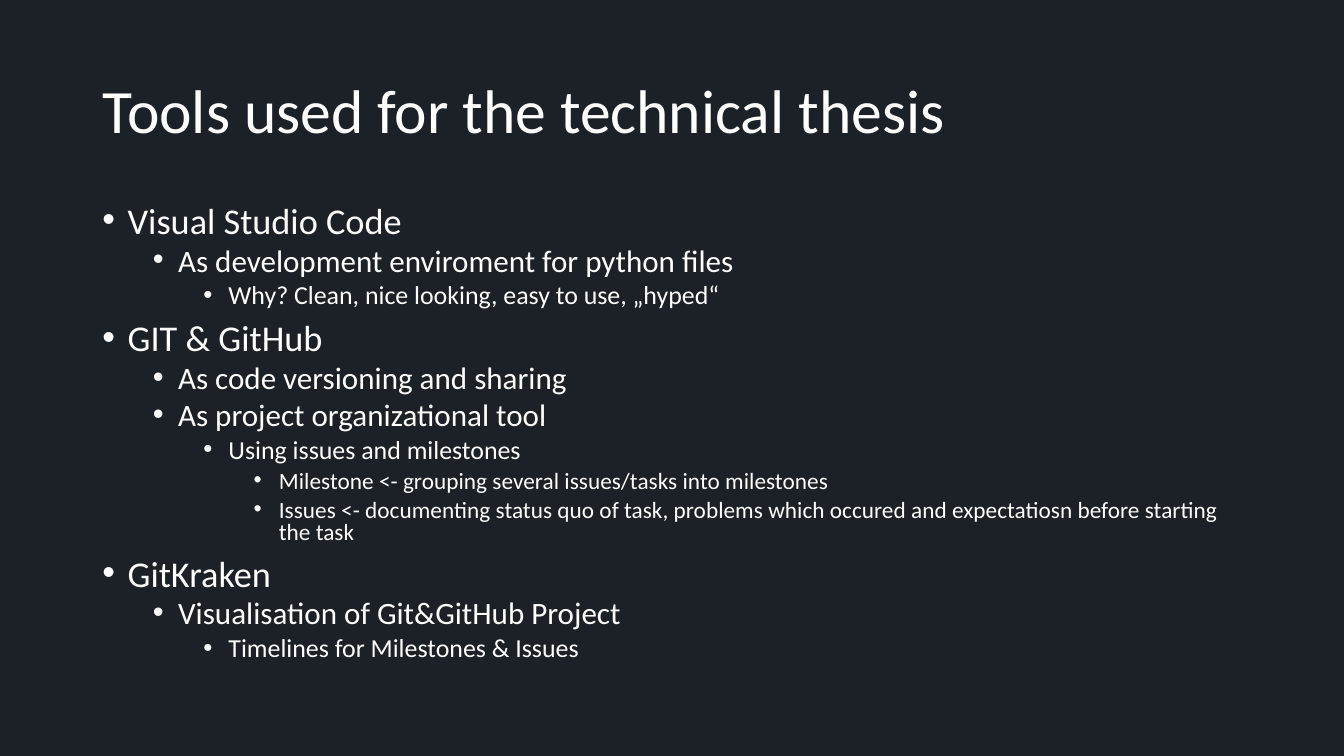
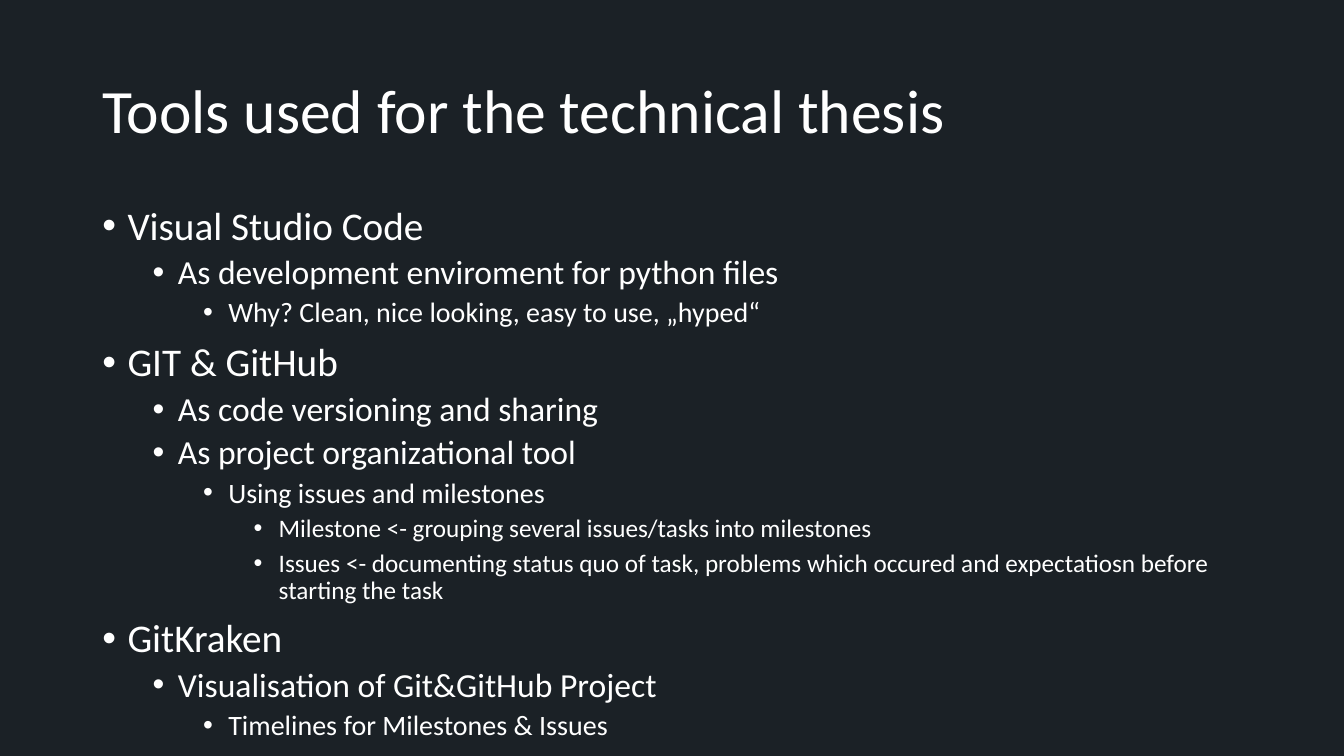
Before and after one commit to GreNait/technical-thesis, a slide deck: slide 2 of status_quo.pptx. Drawn at 1344x756 pixels with LibreOffice and Linux fonts; fonts in the diff are those of the drawing. Boxes give left, top, right and bottom in pixels: in the first picture for what was removed or moved away, otherwise in the second. Text is boxed around its words. In the diff, an @@ line names an element or a change of style, - is before the commit and + after.

```diff
--- a/status_quo.pptx
+++ b/status_quo.pptx
@@ text "Visual Studio Code" at <box>128,212,1208,698</box>: size 25.9 to 28 pt in "Visual Studio Code", "GIT & GitHub", "GitKraken"; size 22.2 to 24 pt in "As development enviroment for python files", "As code versioning and sharing", "As project organizational tool", "Visualisation of Git&GitHub Project"; size 18.5 to 20 pt in "Why? Clean, nice looking, easy to use, ...", "Using issues and milestones", "Timelines for Milestones & Issues"; size 16.6 to 18 pt in "Milestone <- grouping several issues/tasks into milestones", "Issues <- documenting status quo of task, ..."; line spacing 0.8 to 0.9 @@
```
Also in this commit, not shown: 4 other slides changed, 3 slides added.
